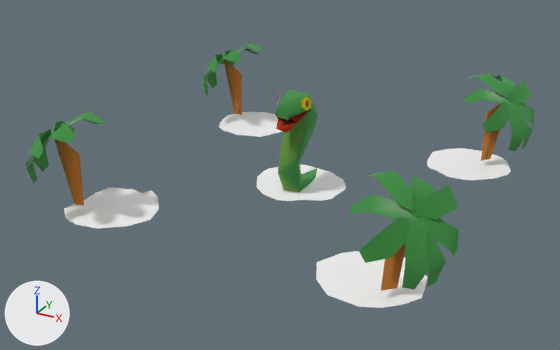
The glTF model assets/old_gods/map2.glb as it was, and as the next commit left it.
The view is the same before and after, from a camera (50 mm lens) standing at (1.85, -3.6, 1.79) and looking at (-0.05, -0.15, 0.07). The axes (+X, +Y, +Z) are drawn at lower left. The lights are the same throughout. Where no turn or scale is listed for an object, it has been applied to the vertices.

Before the edit, the objects in view are built like this:
```python
me_cylinder = bpy.data.meshes.new('Cylinder')
me_cylinder.from_pydata(...)  # 56 vertices, 78 faces; spans x -0.099..0.099, y -0.257..0.244, z -0.004..0.603
me_cylinder.materials.append(mat_f3dlite_material)
me_cylinder_008 = bpy.data.meshes.new('Cylinder.008')
me_cylinder_008.from_pydata(...)  # 16 vertices, 14 faces; spans x -0.246..0.258, y -0.25..0.247, z 0.1
me_cylinder_008.materials.append(mat_f3dlite_material_008)
me_cylinder_009 = bpy.data.meshes.new('Cylinder.009')
me_cylinder_009.from_pydata(...)  # 13 vertices, 11 faces; spans x -0.243..0.27, y -0.251..0.23, z 0.1
me_cylinder_009.materials.append(mat_f3dlite_material_009)
ob_cylinder_007 = bpy.data.objects.new('Cylinder.007', me_cylinder_008)
ob_cylinder_007.location = (0.75, 0.75, -0.136)
ob_cylinder_008 = bpy.data.objects.new('Cylinder.008', me_cylinder_009)
ob_cylinder_008.location = (-0.75, 0.75, -0.136)
ob_snake = bpy.data.objects.new('Snake', me_cylinder)
ob_snake.location = (0.0, 0.028, -0.073)
# also in view: 'Palm_Tree.003' at (0.88, 0.77, 0.26); 'Cylinder.005' at (-0.71, -0.75, -0.03); 'Palm_Tree.001' at (-0.9, -0.9, 0.26); 'Palm_Tree.002' at (-0.93, 0.75, 0.26); 'Palm_Tree' at (0.92, -0.88, 0.26)
```
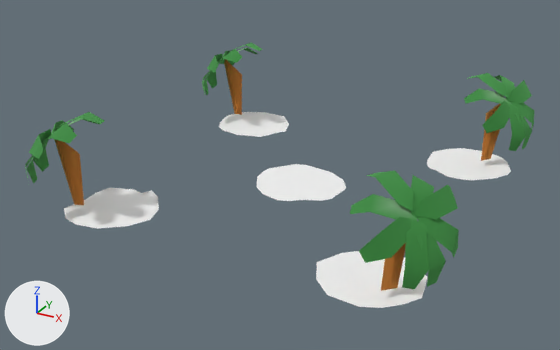
Boxes (x1, y1, x2, y2) around the edits, measured in the pictures (560 x 350 px):
'Snake', deleted: before (275, 89, 318, 192)

The change in detail:
Object 'Snake' (ob_snake) is deleted.
